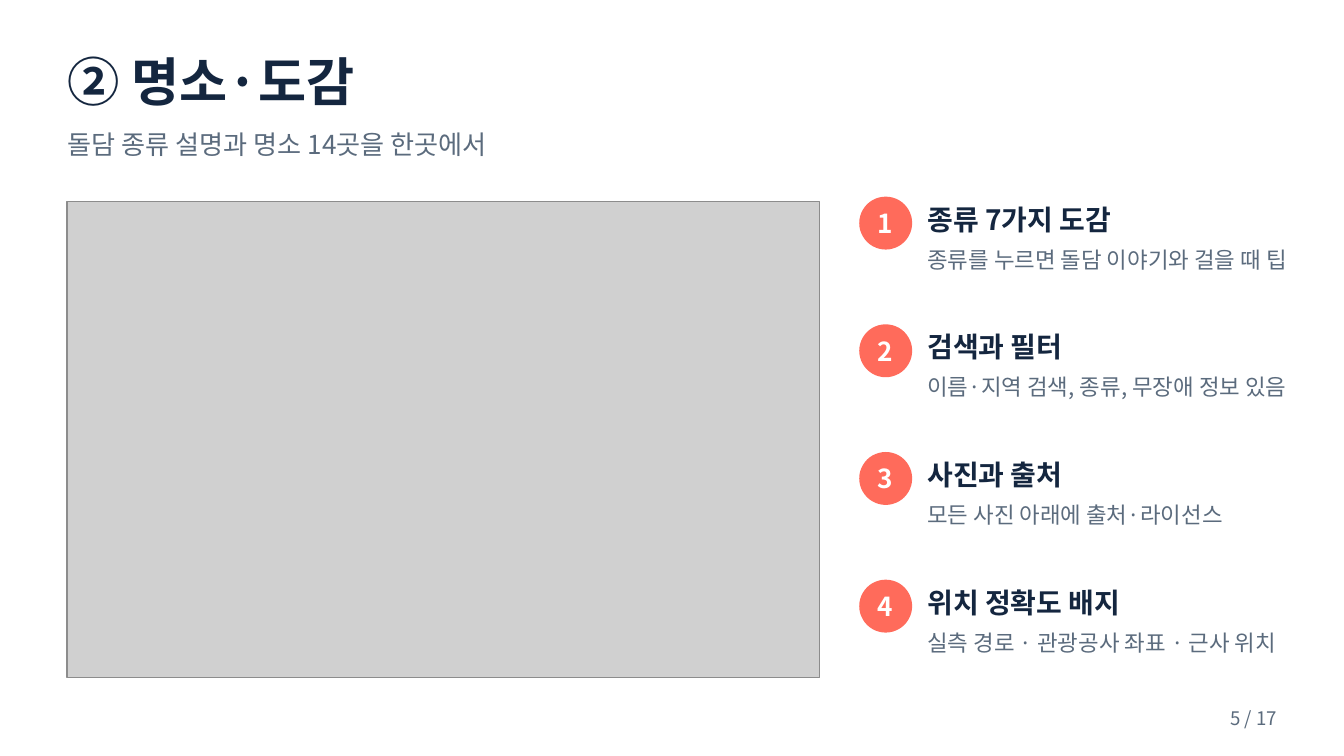
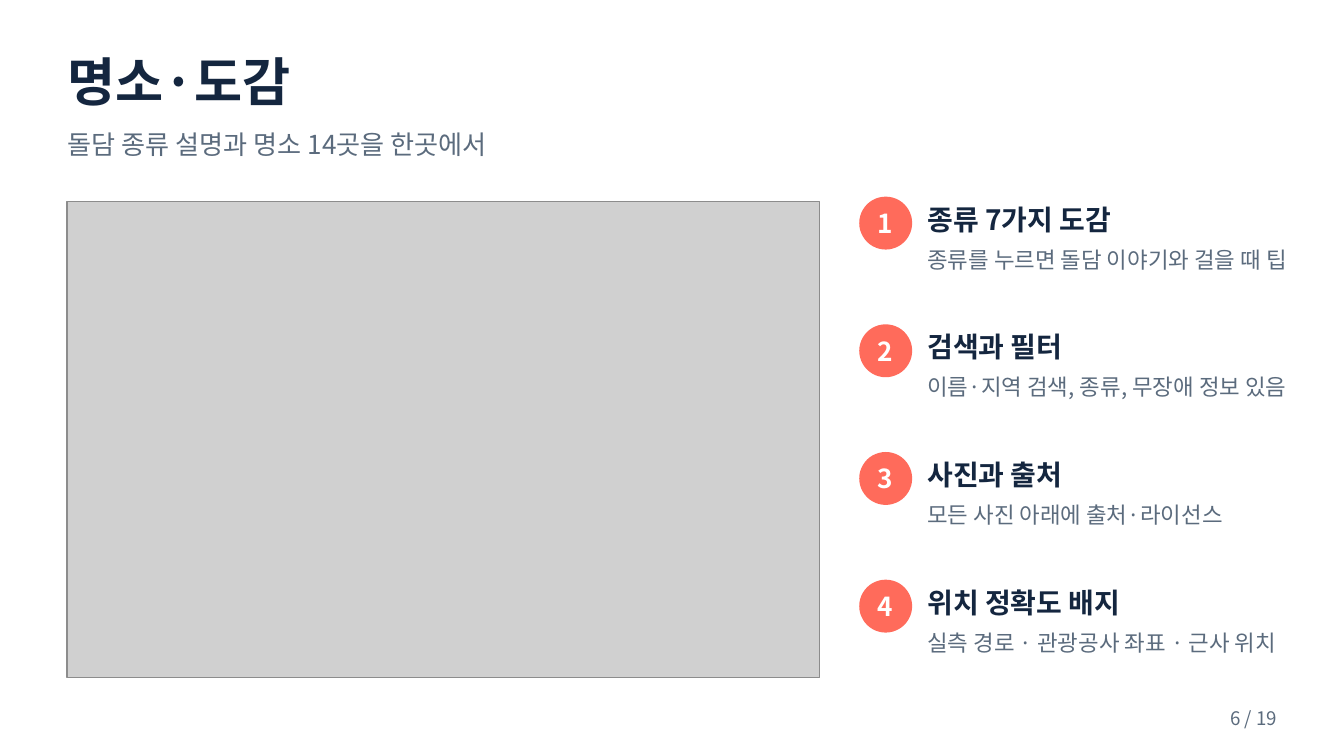
Before and after one commit to pjhjustin2430-cmd/doldam-today-jeju, a slide deck: slide 6 of docs/돌담오늘_발표자료.pptx (slide 5 before the commit). Drawn at 1344x756 pixels with LibreOffice and Linux fonts; fonts in the diff are those of the drawing; grey boxes stand for pictures. Boxes give left, top, right and bottom in pixels: in the first picture for what was removed or moved away, otherwise in the second. Text is boxed around its words. In the diff, an @@ line names an element or a change of style, - is before the commit and + after.

```diff
--- a/docs/돌담오늘_발표자료.pptx
+++ b/docs/돌담오늘_발표자료.pptx
@@ text at [67, 57, 290, 106]: text changed @@
-② 명소·도감
+명소·도감
@@ text at [1230, 711, 1277, 725]: text changed @@
-5 / 17
+6 / 19
```
Also in this commit, not shown: 15 other slides changed, 2 slides added, 7 other files.
